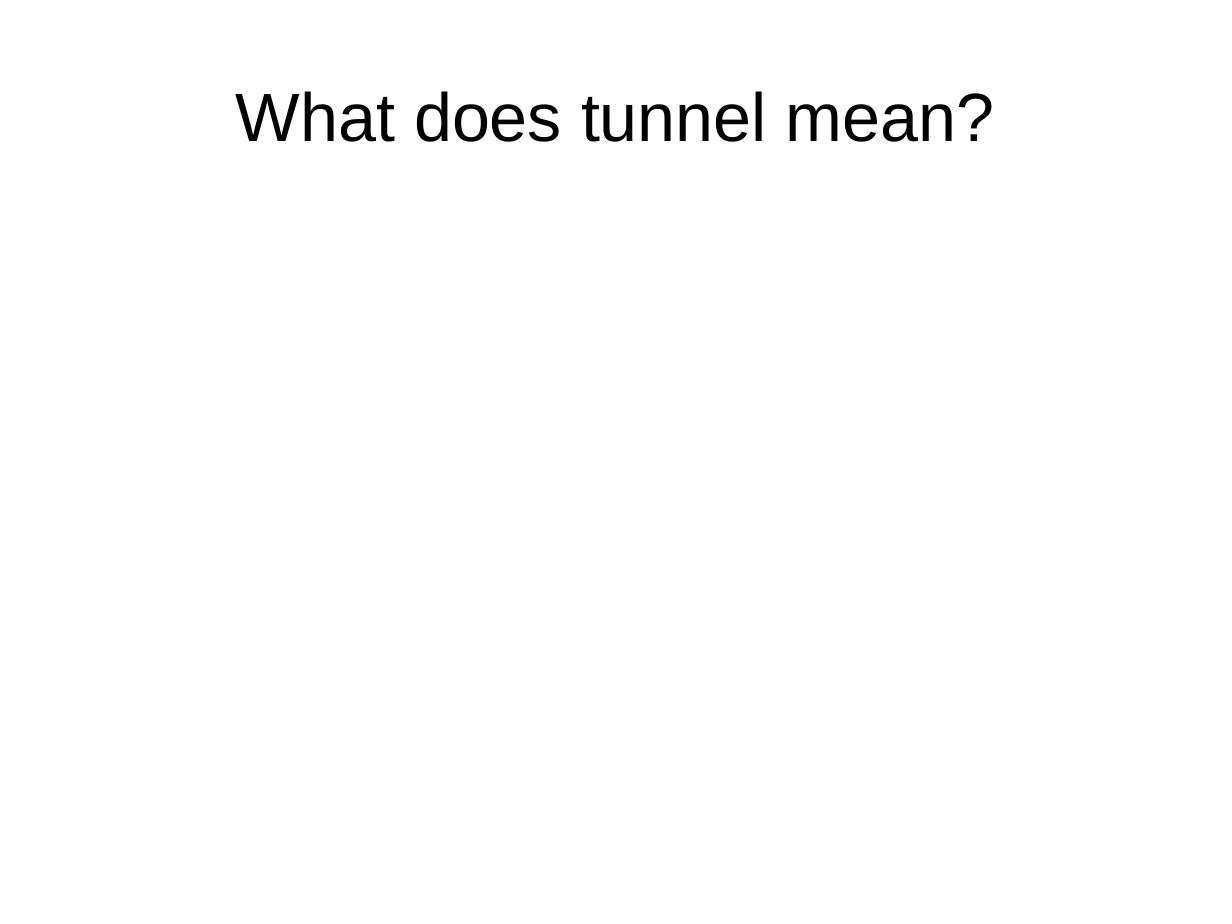
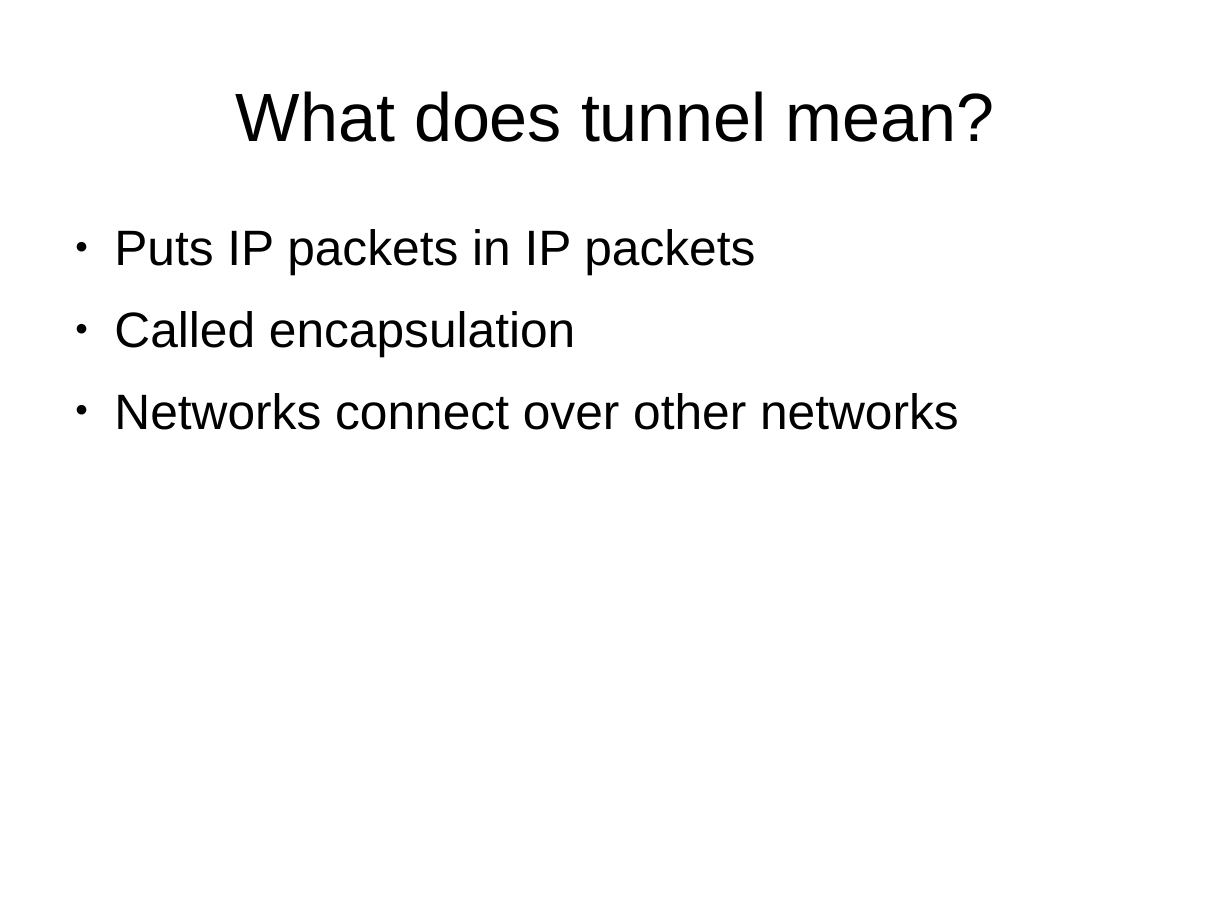
Before and after one commit to Oflameo/openvpn_ws, a slide deck: slide 5 of openvpn.odp. Drawn at 1232x924 pixels with LibreOffice and Linux fonts; fonts in the diff are those of the drawing. Boxes give left, top, right and bottom in pixels: in the first picture for what was removed or moved away, otherwise in the second. Text is boxed around its words. In the diff, an @@ line names an element or a change of style, - is before the commit and + after.

Commit message:
Tunnel page done.

```diff
--- a/openvpn.odp
+++ b/openvpn.odp
@@ text added at bbox=[114, 229, 959, 430], 32 pt, text #000000 @@
+● Puts IP packets in IP packets
+● Called encapsulation
+● Networks connect over other networks
```
Also in this commit, not shown: 1 other slide changed.
